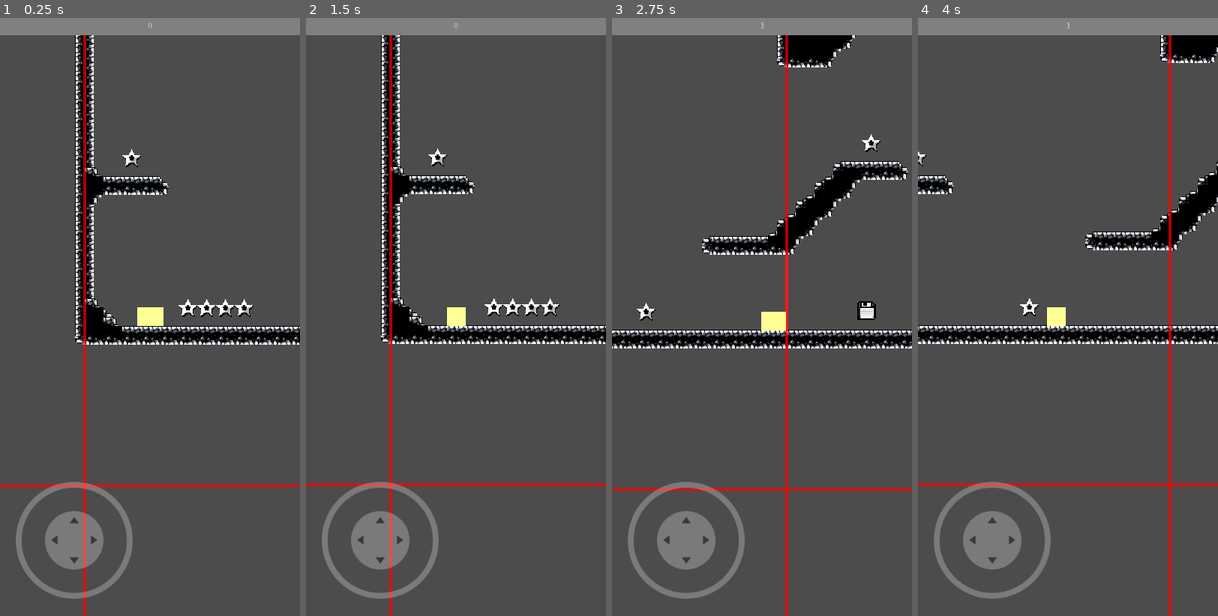
Above: before the commit, frames 1-4 (left to right).
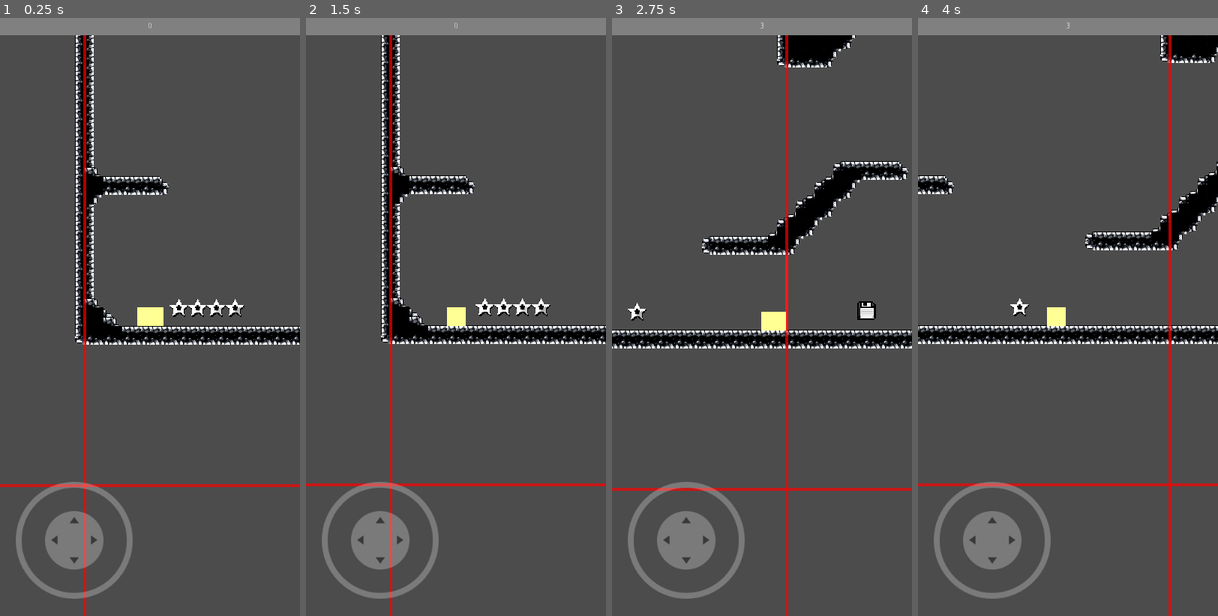
Above: after the commit, the same moments.

Repository: alexkorep-games/gg-quest
Game: Godot game, scene res://scenes/main_screen/main_scree.tscn
The game is run twice, just before and just after one commit, with the same random seed, the same clock (stepped at 60 frames per second) and the same inputs.
Inputs (mouse positions are in pixels of both pictures, inside the frame that each line leads up to):
- Up to frame 1 (0.25 s): no input
- Up to frame 2 (1.5 s): click "New game" at 0.5 s; click "New game" at 1.25 s
- Up to frame 3 (2.75 s): tap Enter at 2 s; move the mouse to (828, 287) at 2.02 s; hold Right (ui_right) from 2.03 s (still down); click (828, 287) at 2.17 s; tap Up (jump) at 2.27 s
- Up to frame 4 (4 s): release Right (ui_right) at 2.75 s; drag from (1008, 346) to (1176, 143) at 2.77 s; tap Space at 3.5 s; move the mouse to (1098, 185) at 3.52 s; hold Left (ui_left) from 3.53 s (still down)

The runs differ from the first frame. In frame 1, 0.5% of the frame differs, in the area x 40-85%, y 21-50%; in frame 2, 0.5%; in frame 3, 0.2%; in frame 4, 0.2%.

Commit message:
Save/load game state

Diff:
--- a/src/scenes/coins_tile_map/coin.gd
+++ b/src/scenes/coins_tile_map/coin.gd
@@ -1,9 +1,9 @@
 extends Area2D
 
-signal collected(tile)
+signal collected(idx)
 
 var fading_out = false
-export var tile := Vector2(0, 0)
+export var idx := 0
 
 func _on_Coin_body_entered(body):
 	if fading_out:
@@ -15,5 +15,5 @@
 
 func _on_AnimationPlayer_animation_finished(anim_name):
 	if anim_name == "collect":
-		emit_signal("collected", tile)
+		emit_signal("collected", idx)
 		queue_free()
--- a/src/scenes/coins_tile_map/coins_tile_map.gd
+++ b/src/scenes/coins_tile_map/coins_tile_map.gd
@@ -4,33 +4,25 @@
 var coin_scene = preload("res://scenes/coins_tile_map/coin.tscn")
 
 var coins = []
-var coin_positions = []
+
+var EMPTY_TILE_ID = 1
 
 # Called when the node enters the scene tree for the first time.
 func _ready():
+	var idx = 0
 	for tile in get_used_cells():
-		var coin = coin_scene.instance()
-		coin.position = map_to_world(tile) + cell_size / 2
-		coin.tile = tile
-		coin.visible = true
-		coin.connect("collected", self, "_on_Coin_collected")
-		add_child(coin)
-		coins.append(coin)
-		coin_positions.append(tile)
-		set_cellv(tile, -1)
+		if not GameState.is_coin_collected(idx):
+			var coin = coin_scene.instance()
+			coin.position = map_to_world(tile) + cell_size / 2
+			coin.idx = idx
+			coin.visible = true
+			coin.connect("collected", self, "_on_Coin_collected")
+			add_child(coin)
+			coins.append(coin)
+		set_cellv(tile, EMPTY_TILE_ID)
+		idx += 1
 
-func _on_Coin_collected(tile):
+func _on_Coin_collected(idx):
 	emit_signal("collected")
-	var idx = coin_positions.find(tile)
-	coin_positions.remove(idx)
 	coins.remove(idx)
-	GameState.collect_coin()
-
-
-# TODO Display in HUD
-# Save and load
-# func save(obj):
-# 	var coins = []
-# 	for coin in get_children():
-# 		coins.append(coin.position)
-# 	return coins
+	GameState.collect_coin(idx)
--- a/src/scenes/main_screen/main_scree.tscn
+++ b/src/scenes/main_screen/main_scree.tscn
@@ -27,6 +27,20 @@
 0/shape_one_way_margin = 0.0
 0/shapes = [  ]
 0/z_index = 0
+1/name = "coins01.png 1"
+1/texture = ExtResource( 10 )
+1/tex_offset = Vector2( 0, 0 )
+1/modulate = Color( 1, 1, 1, 1 )
+1/region = Rect2( 32, 0, 32, 32 )
+1/tile_mode = 0
+1/occluder_offset = Vector2( 0, 0 )
+1/navigation_offset = Vector2( 0, 0 )
+1/shape_offset = Vector2( 0, 0 )
+1/shape_transform = Transform2D( 1, 0, 0, 1, 0, 0 )
+1/shape_one_way = false
+1/shape_one_way_margin = 0.0
+1/shapes = [  ]
+1/z_index = 0
 
 [node name="MainScreen" type="Node2D"]
 script = ExtResource( 1 )
@@ -58,7 +72,7 @@
 [node name="CoinsTileMap" parent="LevelContainer" instance=ExtResource( 6 )]
 tile_set = SubResource( 2 )
 cell_size = Vector2( 32, 32 )
-tile_data = PoolIntArray( 851988, 0, 0, 917506, 0, 0, 1245221, 0, 0, 1245222, 0, 0, 1245223, 0, 0, 1245224, 0, 0, 1245225, 0, 0, 1441797, 0, 0, 1441798, 0, 0, 1441799, 0, 0, 1441800, 0, 0, 1900592, 0, 0, 1900593, 0, 0, 1900594, 0, 0, 1900595, 0, 0, 1900596, 0, 0, 1900597, 0, 0, 1900598, 0, 0, 1900599, 0, 0, 1900600, 0, 0, 2162744, 0, 0, 2162745, 0, 0, 2162746, 0, 0, 2162747, 0, 0, 2162748, 0, 0, 2162749, 0, 0, 2162750, 0, 0, 2162751, 0, 0, 2162752, 0, 0, 2162753, 0, 0, 2162754, 0, 0, 2162755, 0, 0, 2162756, 0, 0, 2162757, 0, 0, 2162758, 0, 0, 2162759, 0, 0 )
+tile_data = PoolIntArray( 1441797, 0, 0, 1441798, 0, 0, 1441799, 0, 0, 1441800, 0, 0 )
 
 [node name="Checkpoints" type="Node2D" parent="."]
 
--- a/src/scenes/main_screen/main_screen.gd
+++ b/src/scenes/main_screen/main_screen.gd
@@ -6,9 +6,8 @@
 func _ready():
 	# Initial player position, if no save games are present
 	var player = get_node("%Player")
-	# Set directly in the GameState to avoid owerwriting the save file
-	GameState.checkpoint_player_position = player.position
-	load_game()
+	if GameState.checkpoint_player_position != Vector2(0, 0):
+		player.position = GameState.checkpoint_player_position
 
 func _on_Checkpoint_save(position):
 	has_been_saved = true
--- a/src/scripts/game_state.gd
+++ b/src/scripts/game_state.gd
@@ -2,6 +2,10 @@
 
 var coins = 0
 var checkpoint_player_position = Vector2(0, 0)
+var collected_coins = []
+
+func _ready():
+	load_game()
 
 func save_game():
 	var game_state = {
@@ -9,7 +13,8 @@
 		"checkpoint_player_position": {
 			"x": checkpoint_player_position.x,
 			"y": checkpoint_player_position.y
-		}
+		},
+		"collected_coins": collected_coins
 	}
 	var save_file = File.new()
 	save_file.open("user://save_game.save", File.WRITE)
@@ -27,7 +32,7 @@
 			coins = result["coins"]
 			var pos = result["checkpoint_player_position"]
 			checkpoint_player_position = Vector2(pos.x, pos.y)
-
+			collected_coins = result["collected_coins"]
 
 func new_game():
 	coins = 0
@@ -39,9 +44,13 @@
 func get_coins():
 	return coins
 
-func collect_coin():
+func collect_coin(idx):
 	coins += 1
+	collected_coins.append(idx)
 	save_game()
+
+func is_coin_collected(idx):
+	return idx in collected_coins
 
 func set_checkpoint_player_position(position):
 	checkpoint_player_position = position
Binary file changed: src/assets/coins/coins01.png
